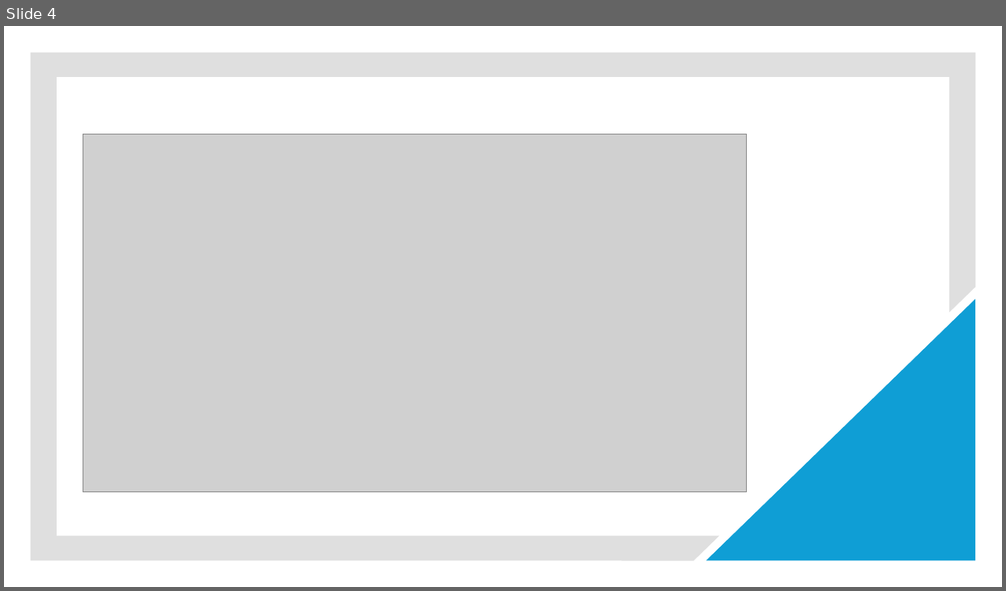
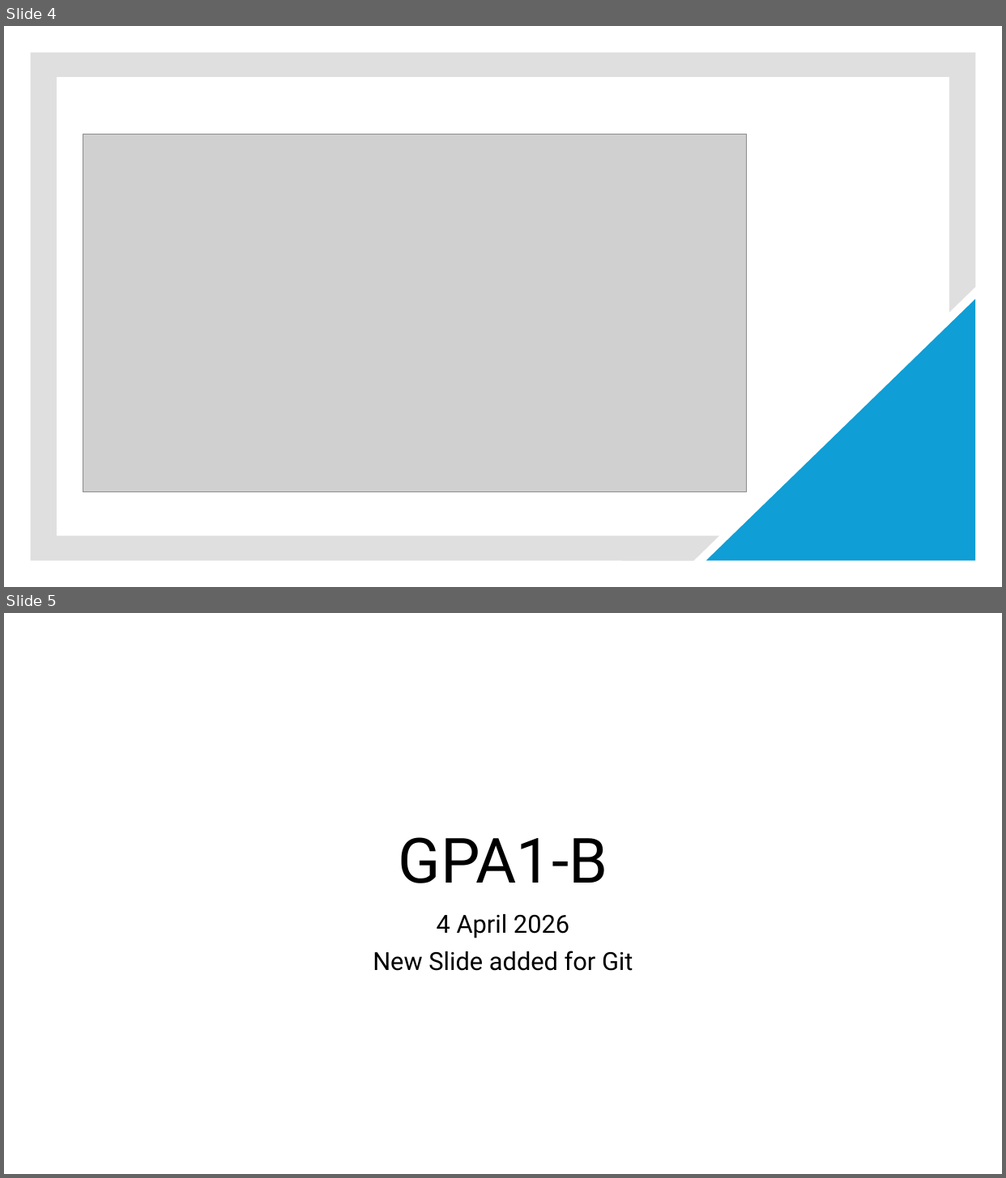
Before and after one commit to jun101/CTS2456CRepo, a slide deck: FleuridorJosueJunior_GPA1B.pptx. Shown one above the other, each under a label of ours: slide 4 before the commit, slides 4 and 5 after it. The pictures are 1006x591 and 1006x1178 pixels, drawn with LibreOffice and Linux fonts; fonts in the diff are those of the drawing; grey boxes stand for pictures. Boxes give left, top, right and bottom in pixels: in the first picture for what was removed or moved away, otherwise in the second. Text is boxed around its words. In the diff, an @@ line names an element or a change of style, - is before the commit and + after.

Commit message:
New Slide added at the end

```diff
--- a/FleuridorJosueJunior_GPA1B.pptx
+++ b/FleuridorJosueJunior_GPA1B.pptx
@@ slide 5 added at [4, 613, 1002, 1174], background #FFFFFF @@
@@ title added at [398, 837, 608, 884], 60 pt, text #000000 @@
+GPA1-B
@@ subtitle added at [373, 914, 633, 971], 24 pt, text #000000 @@
+4 April 2026
+New Slide added for Git
```
